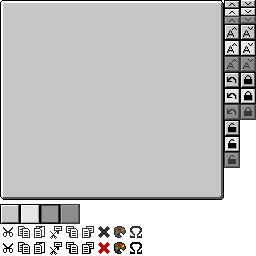
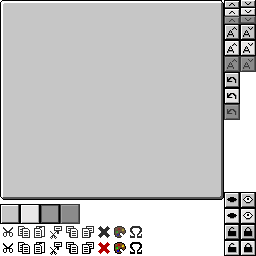
Layer changes from the first (256, 256) image to the second:
painted on "Pos & Size buttons" over [224, 72, 256, 256]
painted on "Disabled Buttons" over [224, 104, 256, 168]
